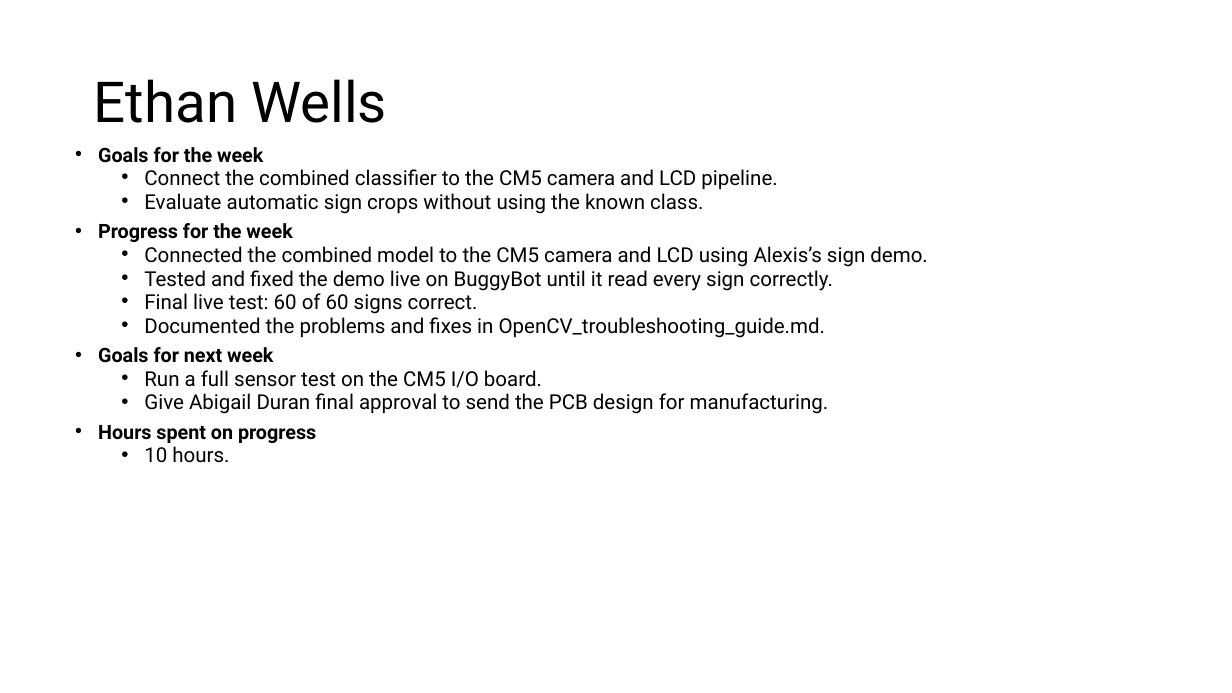
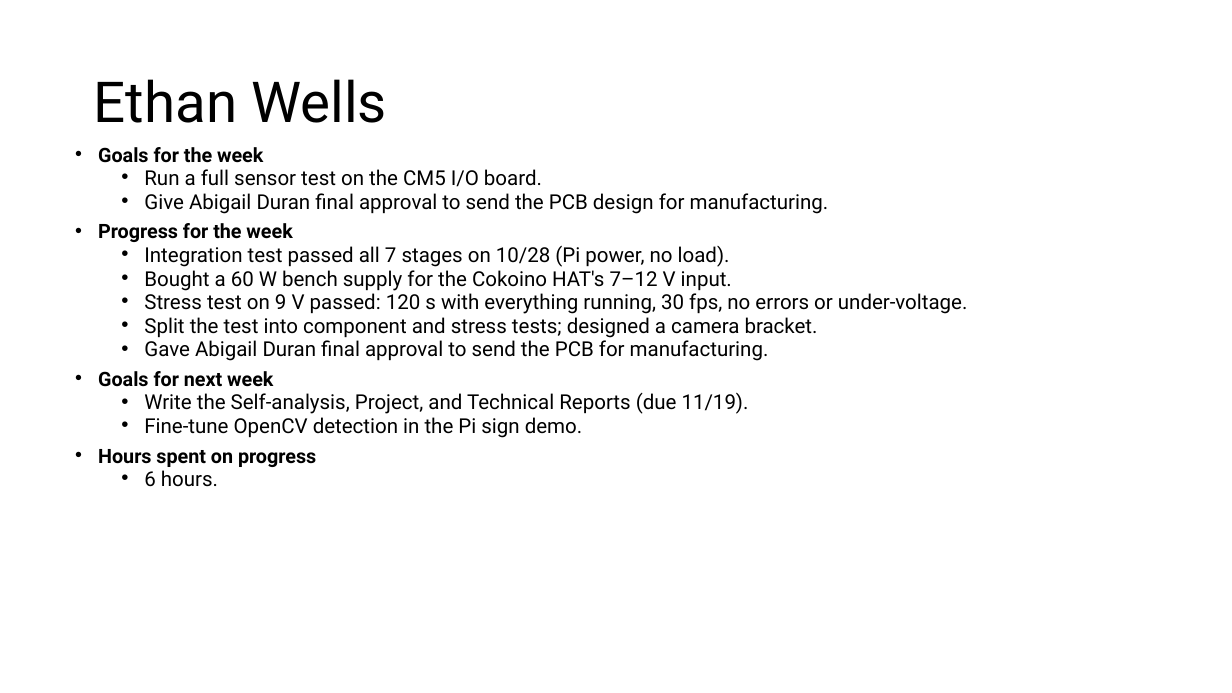
Before and after one commit to EthanWellsSr/BuggyBot, a slide deck: slide 1 of Weekly Reports/slides/1-ethan-wells.pptx. Drawn at 1232x693 pixels with LibreOffice and Linux fonts; fonts in the diff are those of the drawing. Boxes give left, top, right and bottom in pixels: in the first picture for what was removed or moved away, otherwise in the second. Text is boxed around its words. In the diff, an @@ line names an element or a change of style, - is before the commit and + after.

Commit message:
Week 11: Ethan Wells slides

```diff
--- a/Weekly Reports/slides/1-ethan-wells.pptx
+++ b/Weekly Reports/slides/1-ethan-wells.pptx
@@ text at box(98, 169, 927, 363): paragraphs removed @@
-  • Connect the combined classifier to the CM5 camera and LCD pipeline.
-  • Evaluate automatic sign crops without using the known class.
-• Progress for the week
-  • Connected the combined model to the CM5 camera and LCD using Alexis’s sign demo.
-  • Tested and fixed the demo live on BuggyBot until it read every sign correctly.
-  • Final live test: 60 of 60 signs correct.
-  • Documented the problems and fixes in OpenCV_troubleshooting_guide.md.
-• Goals for next week
@@ text at box(98, 223, 967, 438): paragraphs added @@
+• Progress for the week
+  • Integration test passed all 7 stages on 10/28 (Pi power, no load).
+  • Bought a 60 W bench supply for the Cokoino HAT's 7–12 V input.
+  • Stress test on 9 V passed: 120 s with everything running, 30 fps, no errors or under-voltage.
+  • Split the test into component and stress tests; designed a camera bracket.
+  • Gave Abigail Duran final approval to send the PCB for manufacturing.
+• Goals for next week
+  • Write the Self-analysis, Project, and Technical Reports (due 11/19).
+  • Fine-tune OpenCV detection in the Pi sign demo.
@@ text at box(144, 470, 218, 487): text changed @@
-  • 10 hours.
+  • 6 hours.
```
Also in this commit, not shown: 1 other slide changed, 2 slides added, 1 slide removed.
